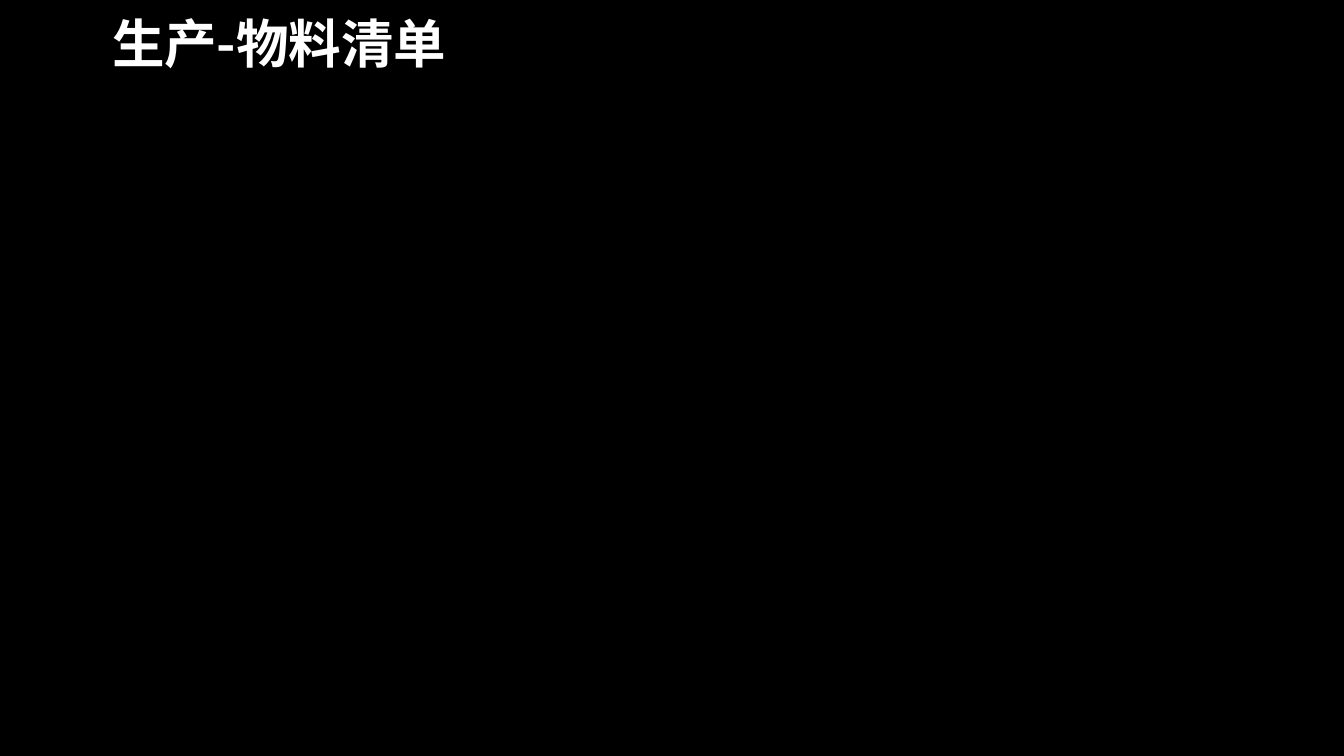
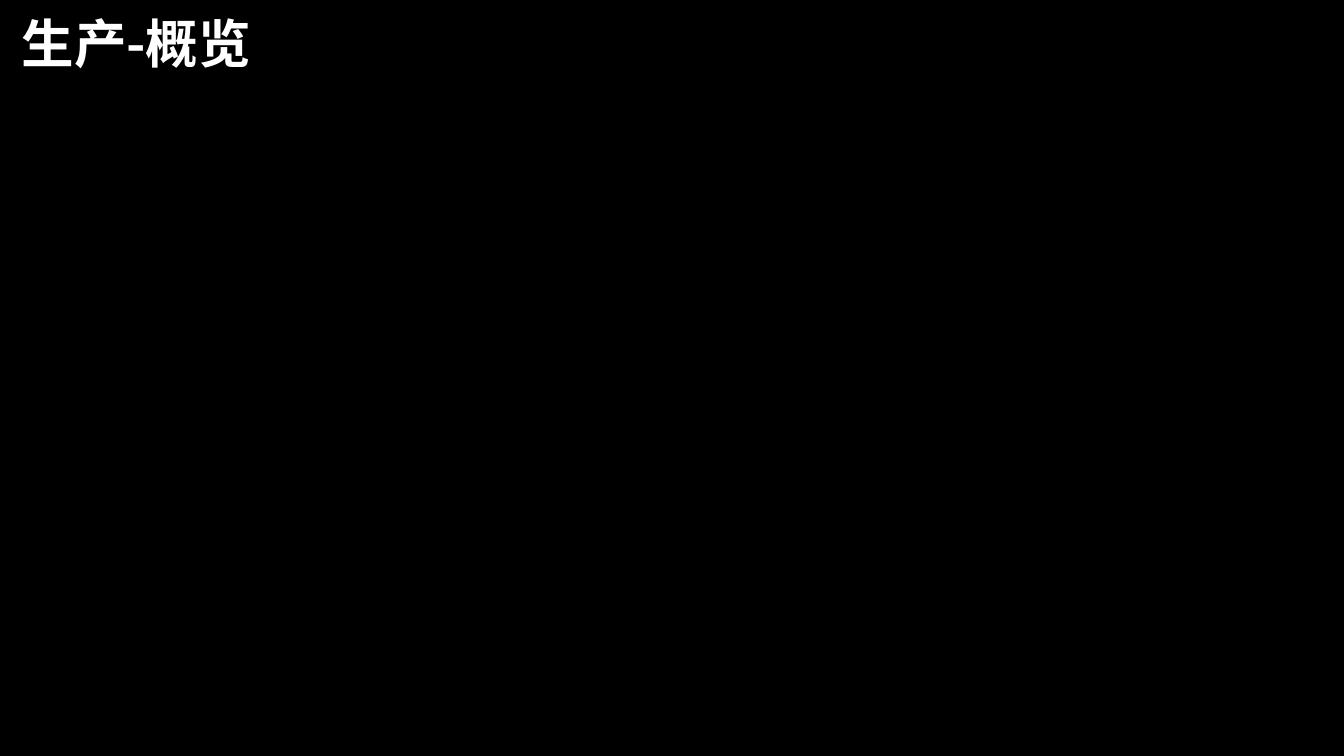
Before and after one commit to dislin/MyProject, a slide deck: slide 31 of Sinopec/Document/你的ERP.pptx. Drawn at 1344x756 pixels with LibreOffice and Linux fonts; fonts in the diff are those of the drawing; background and template pictures are left out. Boxes give left, top, right and bottom in pixels: in the first picture for what was removed or moved away, otherwise in the second. Text is boxed around its words. In the diff, an @@ line names an element or a change of style, - is before the commit and + after.

```diff
--- a/Sinopec/Document/你的ERP.pptx
+++ b/Sinopec/Document/你的ERP.pptx
@@ title at <box>22,18,251,68</box>: text changed @@
-生产-物料清单
+生产-概览
```
Also in this commit, not shown: 4 other slides changed, 6 slides added.
